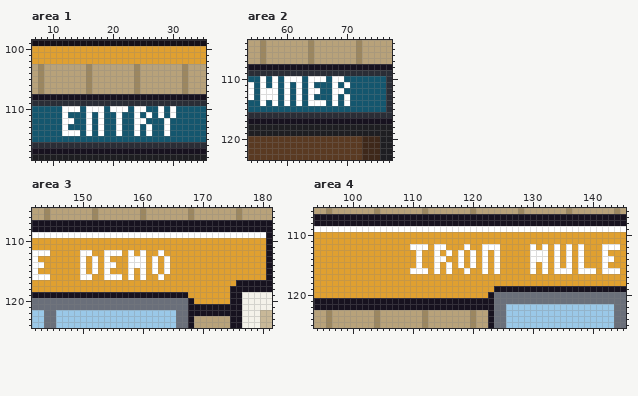
Pixel-art file -- office/site_trailer_a.aseprite. This is how it looked before the edit.
320x320 pixels, 1 frame. Colours within 5 levels of each other are drawn and written as one. Shown: area 1: x 7..35, y 99..118; area 2: x 54..77, y 104..123; area 3: x 142..181, y 105..124; area 4: x 94..145, y 106..125. The commit also changed other parts of the picture, which this record leaves out.
The same view after the edit:
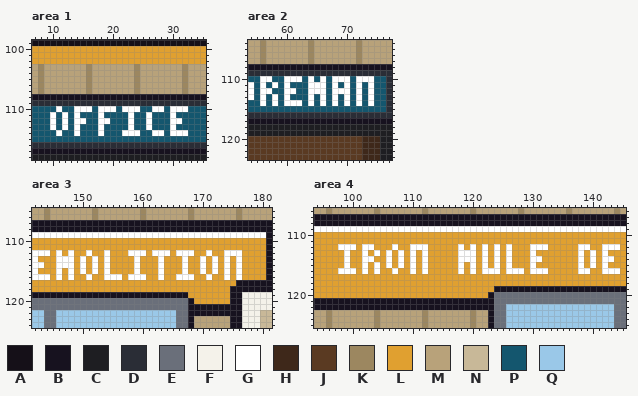
Palette (. is transparent): A #151018  B #17121f  C #1e1e22  D #2a2d36  E #6a6f7a  F #f4f2ea  G #ffffff  H #3e281a  J #5a3a22  K #9c8760  L #e0a030  M #b8a27a  N #c8b898  P #14566e  Q #9ac8e8
The exact change:
Area 1, layer "Plate":
The author changed colour P to colour G in row 110 at x 11, 15, 19, 23, 27 and 31 to 32; in row 111 at x 10, 14 and 23; in row 112 at x 10, 14 to 15, 19, 23, 26 and 30 to 31; in row 113 at x 10, 14, 23 and 30; in row 114 at x 11, 22 to 23, 27 to 28 and 30 to 32.
The author changed colour G to colour P in row 110 at x 12 to 13, 17, 21 and 25; in row 111 at x 16, 21, 24 and 28; in row 112 at x 13, 16, 21, 24 to 25 and 29; in row 113 at x 16, 21, 24 and 29; in row 114 at x 12 to 13, 16, 21, 26 and 29.
Area 2, layer "Plate":
The author changed colour P to colour G in row 110 at x 57, 70 and 72 to 74; in row 111 at x 65 to 66, 72 and 74; in row 112 at x 61, 66, 70, 72 and 74; in row 113 at x 66, 72 and 74; in row 114 at x 61, 72 and 74.
The author changed colour G to colour P in row 110 at x 58 and 65; in row 111 at x 62; in row 112 at x 58 and 62; in row 113 at x 57 and 62; in row 114 at x 65.
Area 3, layer "Sign":
The author changed colour L to colour G in row 112 at x 146, 148, 159, 162, 164, 166 to 168, 171 and 174 to 176; in rows 113 to 114 at x 146 to 148, 163, 167, 170, 172, 174 and 176; in row 115 at x 146, 148, 159, 163, 167, 170, 172, 174 and 176; in row 116 at x 146, 148, 159, 166 to 168, 171, 174 and 176.
The author changed colour G to colour L in row 112 at x 150 and 155 to 156; in row 113 at x 158, 160, 162 and 164; in row 114 at x 155, 158, 160, 162 and 164; in row 115 at x 158, 160, 162 and 164; in row 116 at x 150.
Area 4, layer "Sign":
The author changed colour L to colour G in row 112 at x 98 to 100, 102 to 103, 107, 118, 120, 126, 131 and 139; in row 113 at x 99, 102, 104, 106, 108, 110, 112, 119, 126 and 140; in row 114 at x 99, 102 to 103, 106, 108, 110, 112, 119, 126 and 140; in row 115 at x 99, 102, 104, 106, 108, 110, 112, 126 and 140; in row 116 at x 98 to 100, 102, 104, 107, 118, 120, 123, 126 to 128 and 131.
The author changed colour G to colour L in row 112 at x 114 to 115, 119, 123, 134 and 136; in row 113 at x 111, 114, 116, 131 to 132, 134 and 136; in row 114 at x 111, 114 to 115, 132, 134 and 136; in row 115 at x 111, 114, 116, 132, 134 and 136; in row 116 at x 111, 114, 116, 119, 134 to 136 and 140.
Changed places in both pictures, as pixel boxes (x1, y1, x2, y2):
changed: (50, 106, 188, 136)
changed: (266, 76, 374, 106)
changed: (56, 250, 86, 280)
changed: (110, 250, 242, 280)
changed: (338, 244, 596, 274)
